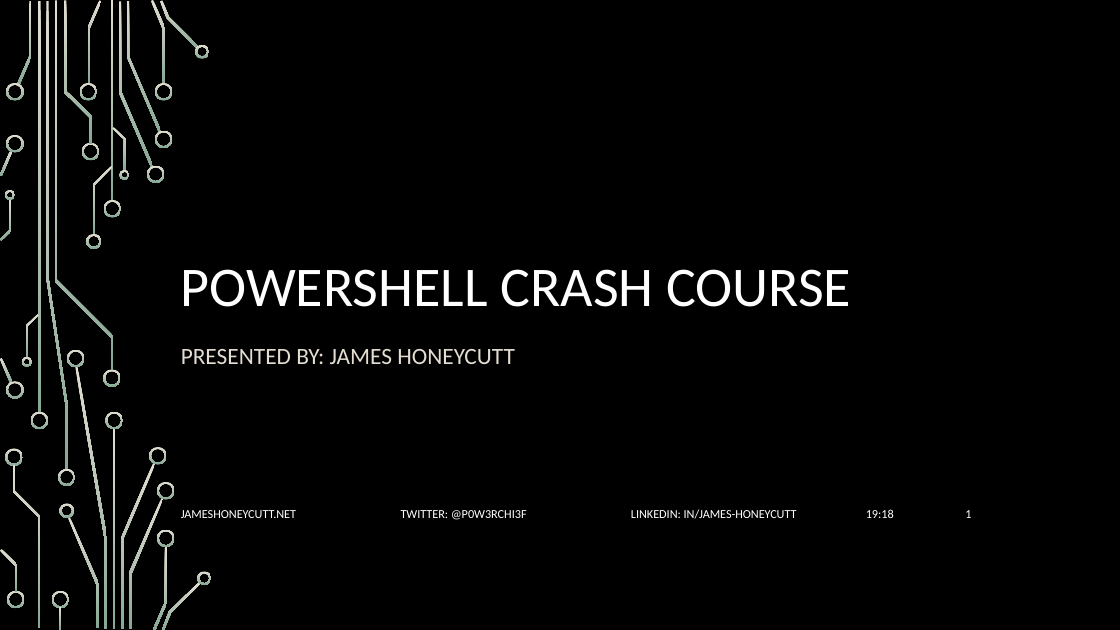
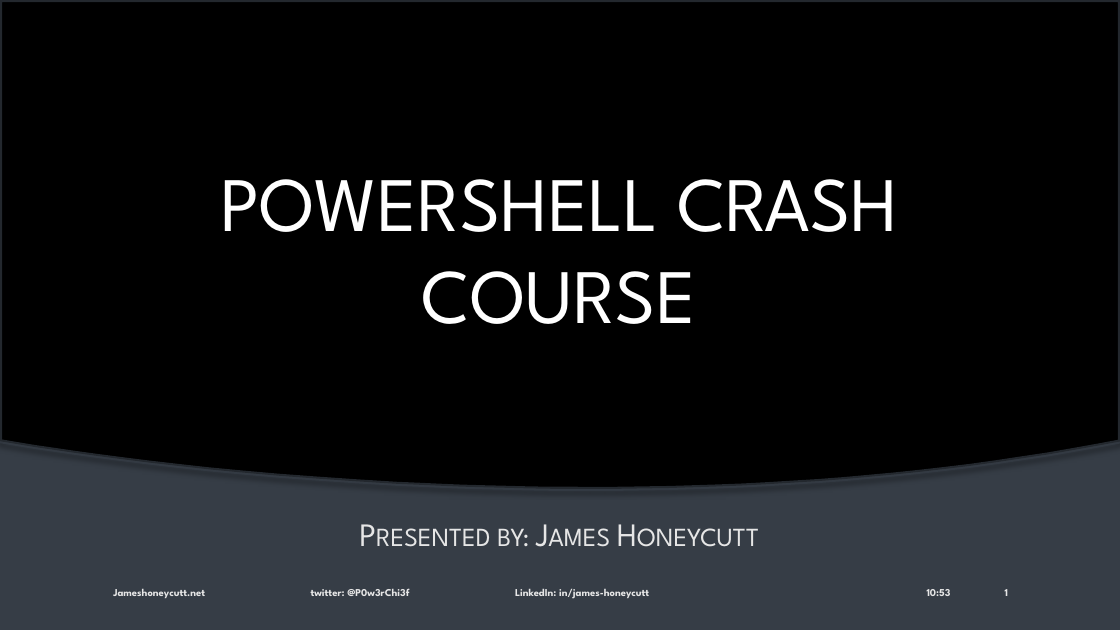
Before and after one commit to P0w3rChi3f/PowerShell-Crash-Course, a slide deck: slide 1 of Docs/PowerShell Crash Course.pptx. Drawn at 1120x630 pixels with LibreOffice and Linux fonts; fonts in the diff are those of the drawing; background and template pictures are left out. Boxes give left, top, right and bottom in pixels: in the first picture for what was removed or moved away, otherwise in the second. Text is boxed around its words. In the diff, an @@ line names an element or a change of style, - is before the commit and + after.

```diff
--- a/Docs/PowerShell Crash Course.pptx
+++ b/Docs/PowerShell Crash Course.pptx
@@ rectangle added at <box>0,0,1120,630</box>, fill #363D46 @@
@@ freeform shape added at <box>0,0,1120,489</box>, fill #000000, outline #282E35 3.5 pt @@
@@ title "POWERSHELL CRASH COURSE": place and size @@
-title "POWERSHELL CRASH COURSE" at <box>181,269,851,307</box>
+title "POWERSHELL CRASH COURSE" at <box>220,179,898,324</box>
@@ title "POWERSHELL CRASH COURSE" at <box>220,179,898,324</box>: size 48 to 66 pt, font Calibri to League Spartan, text colour #FFFFFF to gradient #FFFFFF to #A6A6A6; alignment left to centre; line spacing 0.9 to 1; vertical alignment bottom to middle @@
@@ group removed at <box>0,0,212,630</box>: 50 freeform shapes, 4 rectangles @@
@@ text removed at <box>866,509,894,518</box> @@
-19:18
@@ subtitle at <box>497,529,529,546</box>: text changed; size 20 to 28 pt; font Calibri to League Spartan; text colour #E3DED1 to #E6E6E6 @@
-PRESENTED BY: JAMES HONEYCUTT
+Presented by: James Honeycutt
@@ text at <box>113,588,649,599</box>: text changed; size 10.5 to 9 pt; font Calibri to League Spartan; text colour #FFFFFF to #E6E6E6; bold on @@
-JAMESHONEYCUTT.NET TWITTER: @P0W3RCHI3F LINKEDIN: IN/JAMES-HONEYCUTT
+Jameshoneycutt.net twitter: @P0w3rChi3f LinkedIn: in/james-honeycutt
@@ text added at <box>927,589,951,596</box>, 9 pt, text #E6E6E6, bold @@
+10:53
@@ page number: place and size @@
-page number at <box>965,510,971,518</box>
+page number at <box>1005,589,1008,596</box>
@@ page number at <box>1005,589,1008,596</box>: size 10.5 to 9 pt, font Calibri to League Spartan, text colour #FFFFFF to #E6E6E6, bold on; more space between paragraphs @@
```
Also in this commit, not shown: 72 other slides changed, 13 other files.
